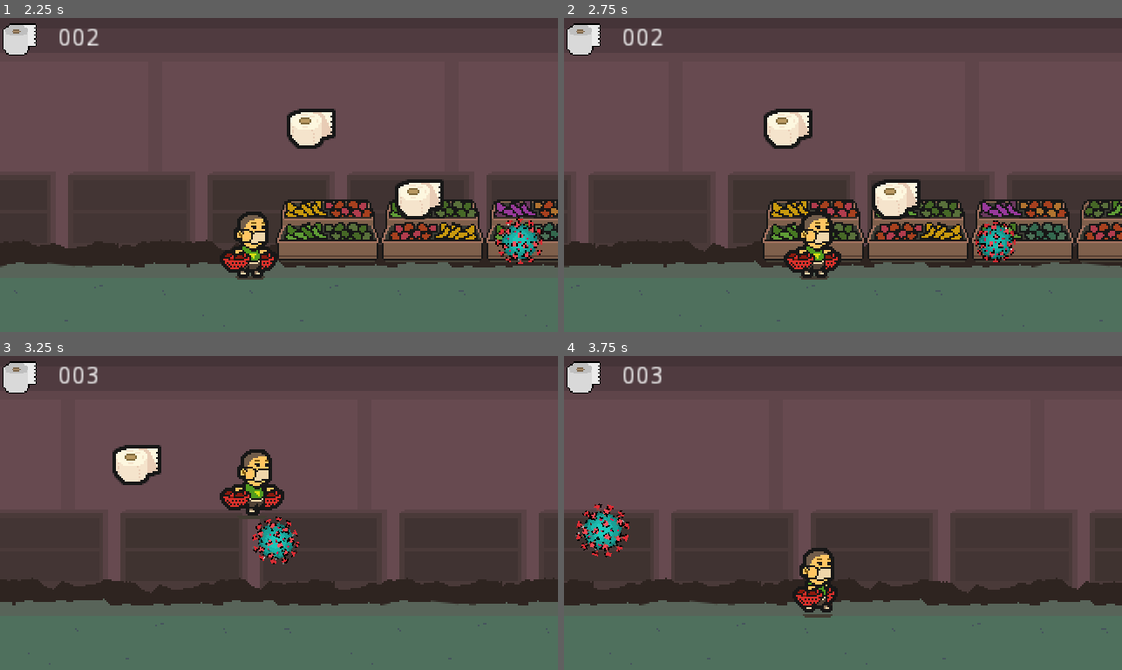
Above: before the commit, frames 1-4 (two rows, left to right).
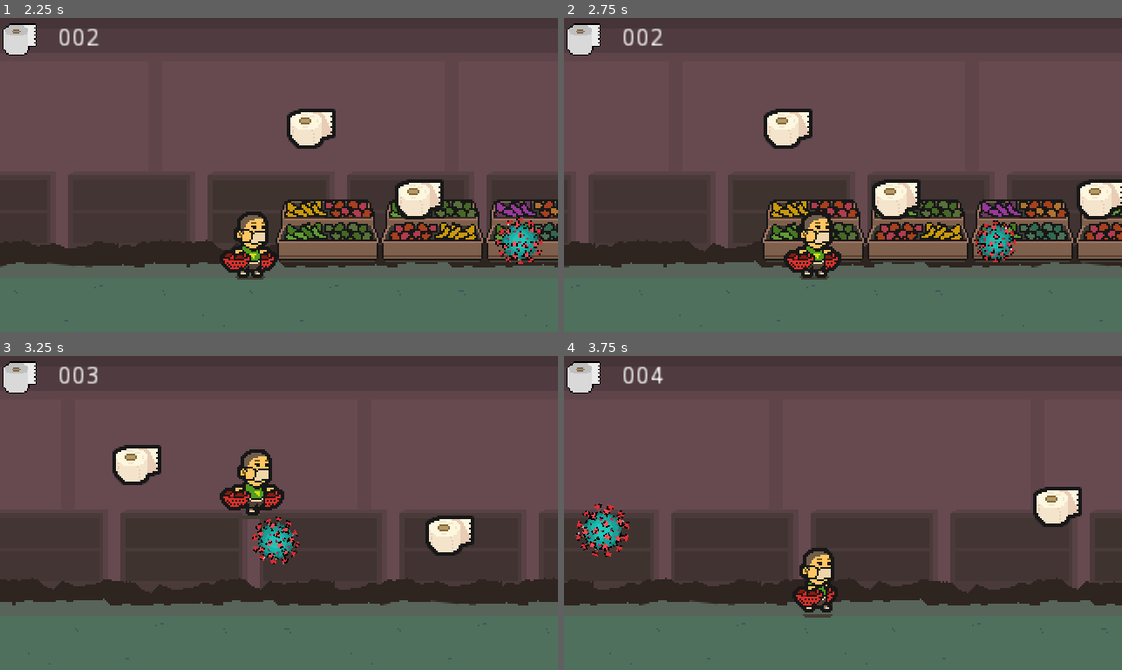
Above: after the commit, the same moments.

Repository: progsource/ssj2020_1
Game: Godot game, scene res://scenes/Game.tscn
Two runs of this game, one before a commit and one after it. Both use one fixed random seed, a clock stepped at 60 frames per second and the inputs below.
Inputs:
- Up to frame 1 (2.25 s): hold Right (ui_right) 0.53-2.03 s; tap Space (ui_select) at 0.77, 1.52 s; hold Left (ui_left) from 2.03 s (still down)
- Up to frame 2 (2.75 s): keep holding Left (ui_left)
- Up to frame 3 (3.25 s): release Left (ui_left) at 2.78 s; hold Right (ui_right) from 2.78 s (still down); tap Space (ui_select) at 3.02 s
- Up to frame 4 (3.75 s): keep holding Right (ui_right)

Frame 1 is identical in both runs. In frame 2, 0.9% of the frame differs, in the area x 91-100%, y 51-65%; in frame 3, 1.0%; in frame 4, 1.1%, in the area x 15-93%, y 3-55%.

Commit message:
Added Box

Diff:
--- /dev/null
+++ b/code/packed/Box.tscn
@@ -0,0 +1,64 @@
+[gd_scene load_steps=10 format=2]
+
+[ext_resource path="res://assets/gfx/platforms/cardbox_1.png" type="Texture" id=1]
+[ext_resource path="res://assets/gfx/platforms/cardbox_3.png" type="Texture" id=2]
+[ext_resource path="res://scripts/Box.gd" type="Script" id=3]
+[ext_resource path="res://assets/gfx/platforms/cardbox_2.png" type="Texture" id=4]
+[ext_resource path="res://assets/gfx/platforms/cardbox_4.png" type="Texture" id=5]
+
+[sub_resource type="RectangleShape2D" id=1]
+extents = Vector2( 25, 11 )
+
+[sub_resource type="RectangleShape2D" id=2]
+extents = Vector2( 25, 20 )
+
+[sub_resource type="RectangleShape2D" id=3]
+extents = Vector2( 26, 29 )
+
+[sub_resource type="RectangleShape2D" id=4]
+extents = Vector2( 27, 40 )
+
+[node name="Box" type="Node2D"]
+script = ExtResource( 3 )
+
+[node name="Box1" type="StaticBody2D" parent="."]
+
+[node name="cardbox_1" type="Sprite" parent="Box1"]
+texture = ExtResource( 1 )
+
+[node name="CollisionShape2D" type="CollisionShape2D" parent="Box1"]
+position = Vector2( 0, 3 )
+shape = SubResource( 1 )
+
+[node name="Box2" type="StaticBody2D" parent="."]
+visible = false
+
+[node name="cardbox_2" type="Sprite" parent="Box2"]
+texture = ExtResource( 4 )
+
+[node name="CollisionShape2D" type="CollisionShape2D" parent="Box2"]
+position = Vector2( 0, 10 )
+shape = SubResource( 2 )
+disabled = true
+
+[node name="Box3" type="StaticBody2D" parent="."]
+visible = false
+
+[node name="cardbox_3" type="Sprite" parent="Box3"]
+texture = ExtResource( 2 )
+
+[node name="CollisionShape2D" type="CollisionShape2D" parent="Box3"]
+position = Vector2( 1, 16 )
+shape = SubResource( 3 )
+disabled = true
+
+[node name="Box4" type="StaticBody2D" parent="."]
+visible = false
+
+[node name="cardbox_4" type="Sprite" parent="Box4"]
+texture = ExtResource( 5 )
+
+[node name="CollisionShape2D" type="CollisionShape2D" parent="Box4"]
+position = Vector2( 1, 6 )
+shape = SubResource( 4 )
+disabled = true
--- a/code/scenes/Game.tscn
+++ b/code/scenes/Game.tscn
@@ -56,6 +56,12 @@
 [node name="Toiletpaper4" parent="Items" instance=ExtResource( 4 )]
 position = Vector2( 282.42, 118.37 )
 
+[node name="Toiletpaper5" parent="Items" instance=ExtResource( 4 )]
+position = Vector2( 400, 118.37 )
+
+[node name="Toiletpaper6" parent="Items" instance=ExtResource( 4 )]
+position = Vector2( 600, 100 )
+
 [node name="CanvasLayer" type="CanvasLayer" parent="."]
 
 [node name="HUD" parent="CanvasLayer" instance=ExtResource( 6 )]
--- /dev/null
+++ b/code/scripts/Box.gd
@@ -0,0 +1,43 @@
+tool
+extends Node2D
+
+
+enum BoxSize { ONE, TWO, THREE, FOUR }
+
+
+export(BoxSize) var box_size = BoxSize.ONE setget set_box_size
+
+
+var boxes : Array
+var are_boxes_initialized : bool = false
+
+
+func _ready():
+	_update_box()
+
+
+func set_box_size(var size : int) -> void :
+	box_size = size
+	_update_box()
+
+
+func _update_box() -> void :
+	_init_boxes()
+
+	for box in boxes:
+		box.visible = false
+		box.get_node("CollisionShape2D").disabled = true
+
+	boxes[box_size].visible = true
+	boxes[box_size].get_node("CollisionShape2D").disabled = false
+
+
+func _init_boxes() -> void :
+	if are_boxes_initialized:
+		return
+
+	boxes.push_back($Box1)
+	boxes.push_back($Box2)
+	boxes.push_back($Box3)
+	boxes.push_back($Box4)
+	are_boxes_initialized = true
